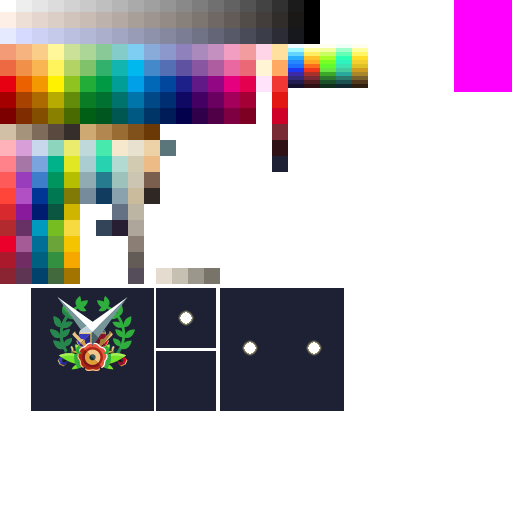
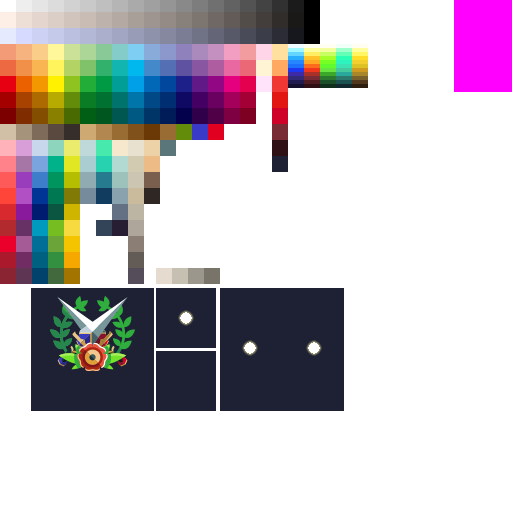
The second 512×512 image is a revision of the first. Changes to its layers:
added layer "Layer 10" above "Vector Smart Object" over (x1=160, y1=124, x2=176, y2=140)
added layer "Layer 11" above "Layer 7" over (x1=176, y1=124, x2=224, y2=140)
